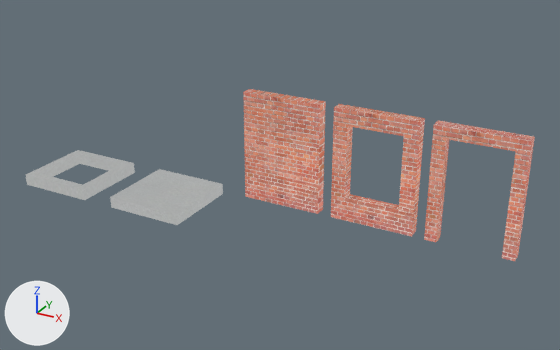
The glTF model src/shared/buildings/assets/models/tenement_house_tiles.glb, before and after one commit.
Before and after are seen from a 50 mm lens placed at (14.59, -14.9, 8.66), pointed at (6.22, 0.31, 1.05). The lights are fixed; the arrows at lower left show +X, +Y and +Z. The older version comes first. Vertices at exactly the same position are counted once.

Before the edit, the objects in view are built like this:
```python
me_plane = bpy.data.meshes.new('Plane')
me_plane.from_pydata(...)  # 50 vertices, 96 faces; spans x -1.05..1.05, y -1.05..1.05, z -0.25..0.05
me_plane.materials.append(mat_floormaterial)
me_plane_001 = bpy.data.meshes.new('Plane.001')
me_plane_001.from_pydata(...)  # 64 vertices, 128 faces; spans x -1.05..1.05, y -1.05..1.05, z -0.25..0.05
me_plane_001.materials.append(mat_floormaterial)
me_plane_002 = bpy.data.meshes.new('Plane.002')
me_plane_002.from_pydata(...)  # 50 vertices, 96 faces; spans x -1.05..1.05, y 0.75..1.05, z 0.0..2.85
me_plane_002.materials.append(mat_wallmaterial)
me_plane_003 = bpy.data.meshes.new('Plane.003')
me_plane_003.from_pydata(...)  # 64 vertices, 128 faces; spans x -1.05..1.05, y 0.75..1.05, z 0.0..2.85
me_plane_003.materials.append(mat_wallmaterial)
me_plane_004 = bpy.data.meshes.new('Plane.004')
me_plane_004.from_pydata(...)  # 62 vertices, 120 faces; spans x -1.05..1.05, y 0.75..1.05, z 0.0..2.85
me_plane_004.materials.append(mat_wallmaterial)
ob_door = bpy.data.objects.new('Door', me_plane_004)
ob_door.location = (10.86, 0.0, 0.0)
ob_floor = bpy.data.objects.new('Floor', me_plane)
ob_floor.location = (3.0, 0.0, 0.0)
ob_hole = bpy.data.objects.new('Hole', me_plane_001)
ob_hole.location = (0.0, 0.0, 0.0)
ob_wall = bpy.data.objects.new('Wall', me_plane_002)
ob_wall.location = (6.0, 0.0, 0.0)
ob_window = bpy.data.objects.new('Window', me_plane_003)
ob_window.location = (8.46, 0.0, 0.0)
```
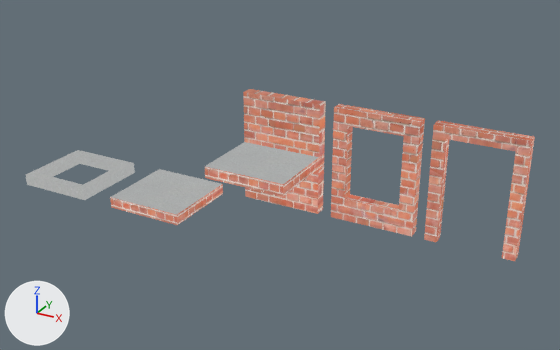
Commit message: Fix tenement material

Changed parts and their boxes (x1, y1, x2, y2) in the pictures (560 x 350 px):
'Floor.001', added
    after: (205, 142, 324, 196)
part 1 of me_plane, recoloured (grey to beige)
    before: (110, 184, 223, 225)
    after: (110, 154, 324, 225)
part 2 of me_plane_002, surface changed
    both: (243, 89, 326, 214)
part 3 of me_plane_003, surface changed
    both: (331, 104, 425, 237)
part 4 of me_plane_004, surface changed
    both: (424, 120, 534, 261)

The edits, one by one:
me_plane has 50 vertices, 96 faces and spans x -1.05..1.05, y -1.05..1.05, z -0.25..0.05.
me_plane is used by ob_floor; location (3.0, 0.0, 0.0).
me_plane part 1: 32 faces spanning x -1.05..1.05, y -1.05..1.05, z -0.25..0.05 switch from mat_floormaterial to mat_wallmaterial.
me_plane_002 has 50 vertices, 96 faces and spans x -1.05..1.05, y 0.75..1.05, z 0.0..2.85.
me_plane_002 is used by ob_wall; location (6.0, 0.0, 0.0).
me_plane_002 part 2: texture (UV) coordinates of 96 of 96 faces, centred in x -1.05..1.05, y 0.75..1.05, z 0.0..2.85, changed; they spanned u -0.11..1.11, v -0.02..1.02 and now span u 0.19..0.8, v 0.24..0.76.
me_plane_003 has 64 vertices, 128 faces and spans x -1.05..1.05, y 0.75..1.05, z 0.0..2.85.
me_plane_003 is used by ob_window; location (8.46, 0.0, 0.0).
me_plane_003 part 3: texture (UV) coordinates of 128 of 128 faces, centred in x -1.05..1.05, y 0.75..1.05, z 0.0..2.85, changed; they spanned u -1.24..1.74, v 0.0..1.16 and now span u -0.5..1.0, v 0.29..0.87.
me_plane_004 has 62 vertices, 120 faces and spans x -1.05..1.05, y 0.75..1.05, z 0.0..2.85.
me_plane_004 is used by ob_door; location (10.86, 0.0, 0.0).
me_plane_004 part 4: texture (UV) coordinates of 120 of 120 faces, centred in x -1.05..1.05, y 0.75..1.05, z 0.0..2.85, changed; they spanned u -1.29..2.18, v -0.13..1.14 and now span u -0.42..1.31, v 0.18..0.82.
Object 'Floor.001' (ob_floor_001) is new; it shows me_plane.
Its location is (6.0, 0.0, 1.48).
